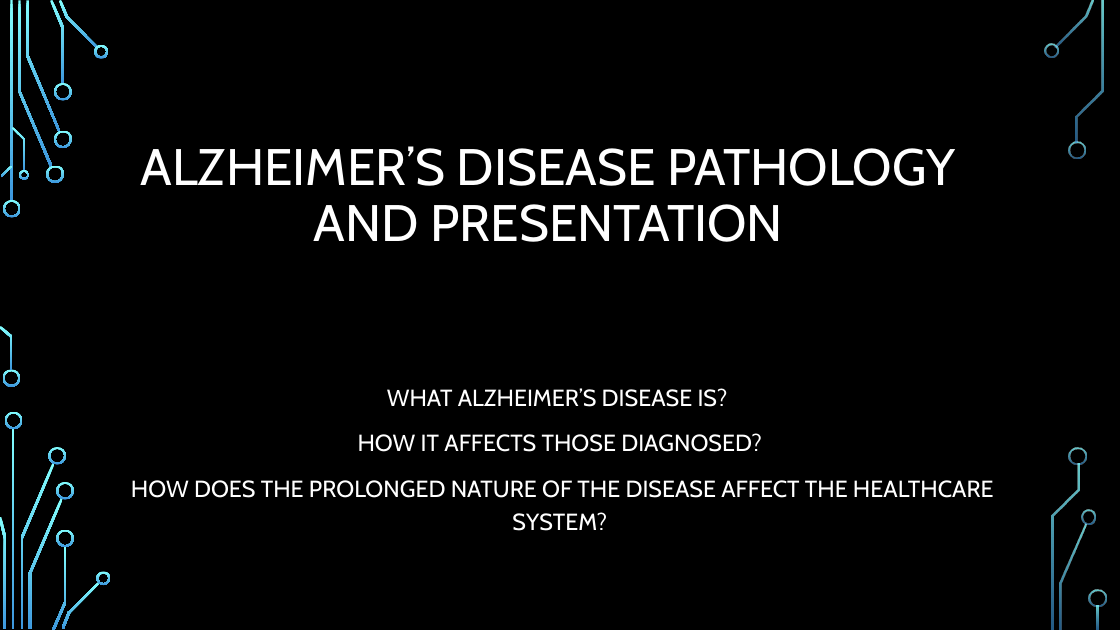
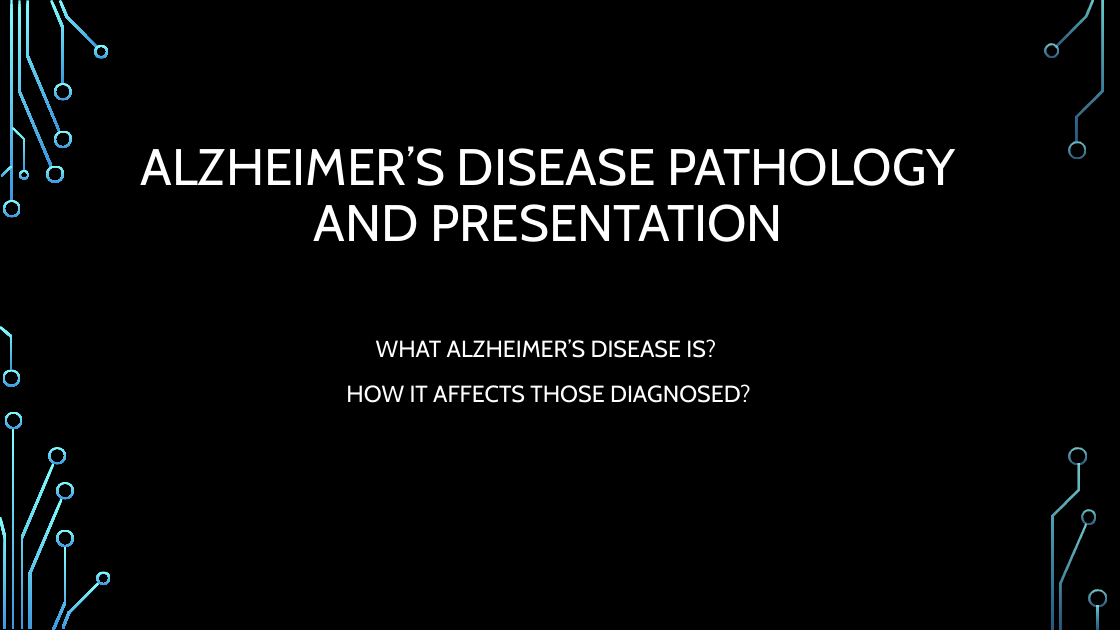
Before and after one commit to MrBardot/Trends-in-Alzheimers-Disease-Fatalities-in-the-United-States-and-Tennessee-from-1999-2018.-, a slide deck: slide 14 of Presentation/Alzheimer’s Disease Trends in the United States.pptx. Drawn at 1120x630 pixels with LibreOffice and Linux fonts; fonts in the diff are those of the drawing; background and template pictures are left out. Boxes give left, top, right and bottom in pixels: in the first picture for what was removed or moved away, otherwise in the second. Text is boxed around its words. In the diff, an @@ line names an element or a change of style, - is before the commit and + after.

```diff
--- a/Presentation/Alzheimer’s Disease Trends in the United States.pptx
+++ b/Presentation/Alzheimer’s Disease Trends in the United States.pptx
@@ text "WHAT ALZHEIMER’S DISEASE IS?": place and size @@
-text "WHAT ALZHEIMER’S DISEASE IS?" at box(131, 388, 994, 531)
+text "WHAT ALZHEIMER’S DISEASE IS?" at box(346, 339, 751, 403)
@@ text at box(131, 480, 994, 531): paragraph removed @@
-HOW DOES THE PROLONGED NATURE OF THE DISEASE AFFECT THE HEALTHCARE SYSTEM?
```
Also in this commit, not shown: 2 other slides changed, 4 slides added, 4 slides removed.
